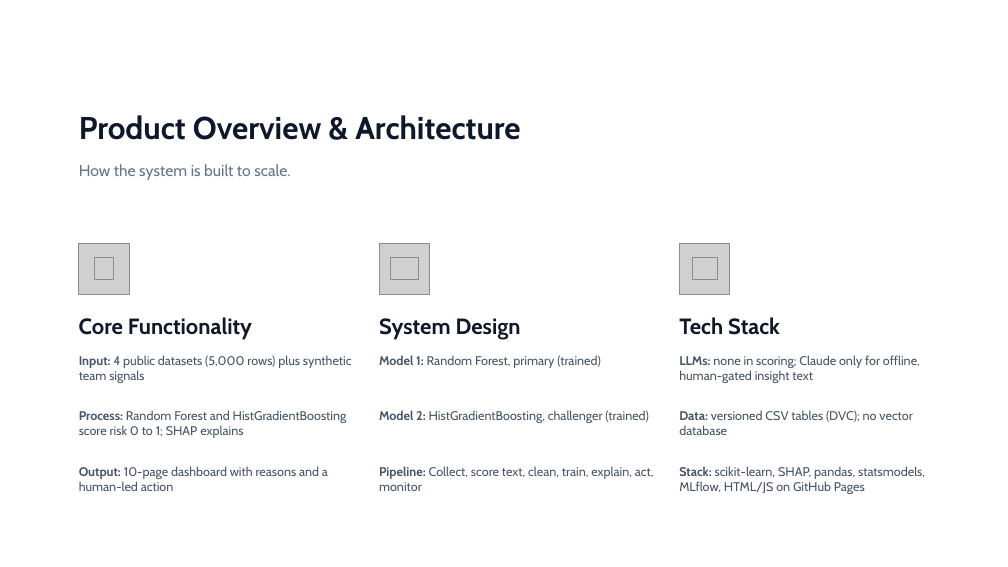
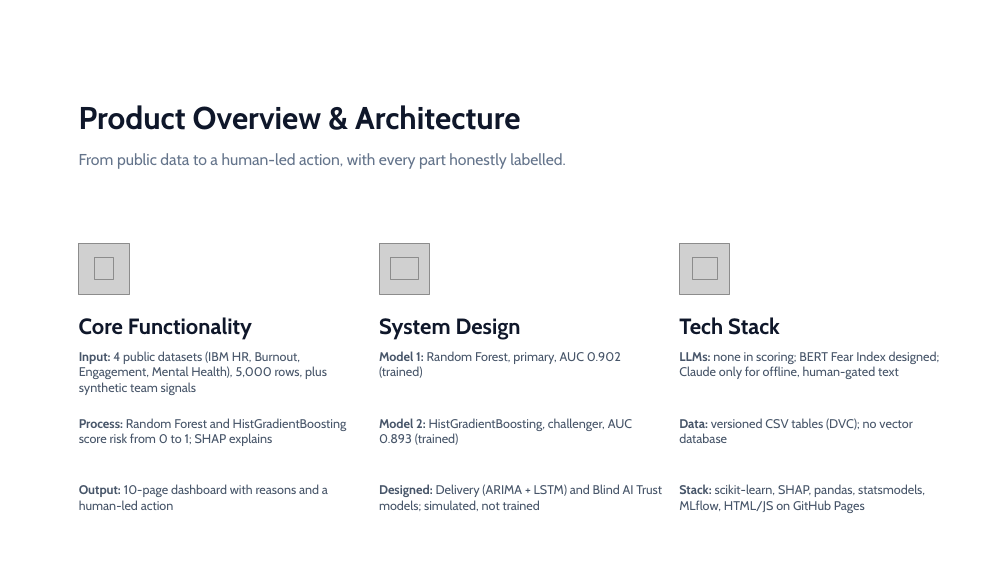
Before and after one commit to deepkantmba-collab/prosense-dashboard, a slide deck: slide 4 of deck/ProSense_AI_Capstone_Deck.pptx. Drawn at 1008x567 pixels with LibreOffice and Linux fonts; fonts in the diff are those of the drawing; grey boxes stand for pictures. Boxes give left, top, right and bottom in pixels: in the first picture for what was removed or moved away, otherwise in the second. Text is boxed around its words. In the diff, an @@ line names an element or a change of style, - is before the commit and + after.

```diff
--- a/deck/ProSense_AI_Capstone_Deck.pptx
+++ b/deck/ProSense_AI_Capstone_Deck.pptx
@@ text "Product Overview & Architecture": place and size @@
-text "Product Overview & Architecture" at (79,115,520,140)
+text "Product Overview & Architecture" at (79,105,520,130)
@@ text at (79,153,565,169): text changed @@
-How the system is built to scale.
+From public data to a human-led action, with every part honestly labelled.
@@ text at (79,351,327,395): text changed @@
-Input: 4 public datasets (5,000 rows) plus synthetic team signals
+Input: 4 public datasets (IBM HR, Burnout, Engagement, Mental Health), 5,000 rows, plus synthetic team signals
@@ text at (379,351,621,378): text changed @@
-Model 1: Random Forest, primary (trained)
+Model 1: Random Forest, primary, AUC 0.902 (trained)
@@ text at (679,351,940,379): text changed @@
-LLMs: none in scoring; Claude only for offline, human-gated insight text
+LLMs: none in scoring; BERT Fear Index designed; Claude only for offline, human-gated text
@@ text at (79,418,347,446): text changed @@
-Process: Random Forest and HistGradientBoosting score risk 0 to 1; SHAP explains
+Process: Random Forest and HistGradientBoosting score risk from 0 to 1; SHAP explains
@@ text at (379,418,632,445): text changed @@
-Model 2: HistGradientBoosting, challenger (trained)
+Model 2: HistGradientBoosting, challenger, AUC 0.893 (trained)
@@ text "Data: versioned CSV tables (DVC); ...": place and size @@
-text "Data: versioned CSV tables (DVC); ..." at (679,410,912,435)
+text "Data: versioned CSV tables (DVC); ..." at (679,418,912,443)
@@ text "Output: 10-page dashboard with reasons ...": place and size @@
-text "Output: 10-page dashboard with reasons ..." at (79,466,328,491)
+text "Output: 10-page dashboard with reasons ..." at (79,484,328,510)
@@ text at (379,484,662,511): text changed @@
-Pipeline: Collect, score text, clean, train, explain, act, monitor
+Designed: Delivery (ARIMA + LSTM) and Blind AI Trust models; simulated, not trained
@@ text "Stack: scikit-learn, SHAP, pandas, statsmodels, ...": place and size @@
-text "Stack: scikit-learn, SHAP, pandas, statsmodels, ..." at (679,466,925,494)
+text "Stack: scikit-learn, SHAP, pandas, statsmodels, ..." at (679,484,925,513)
```
Also in this commit, not shown: 11 other slides changed, 4 slides added.
